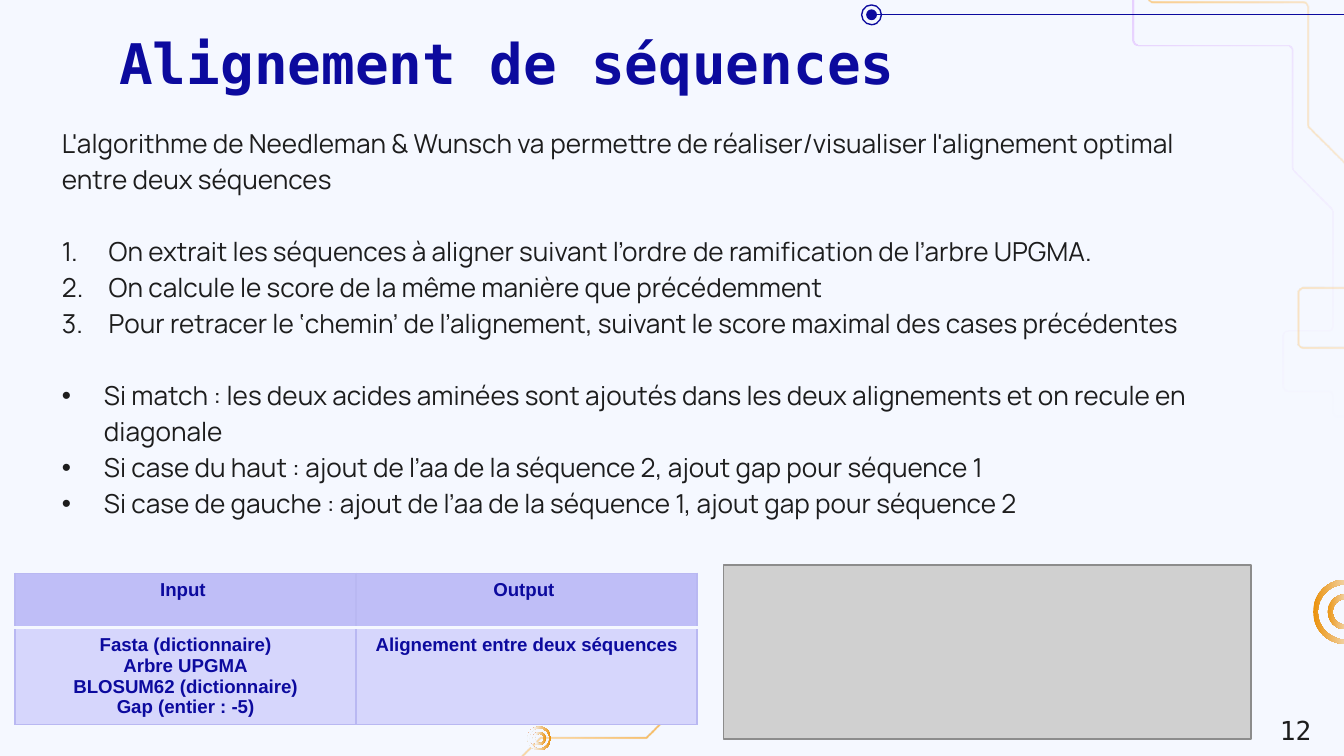
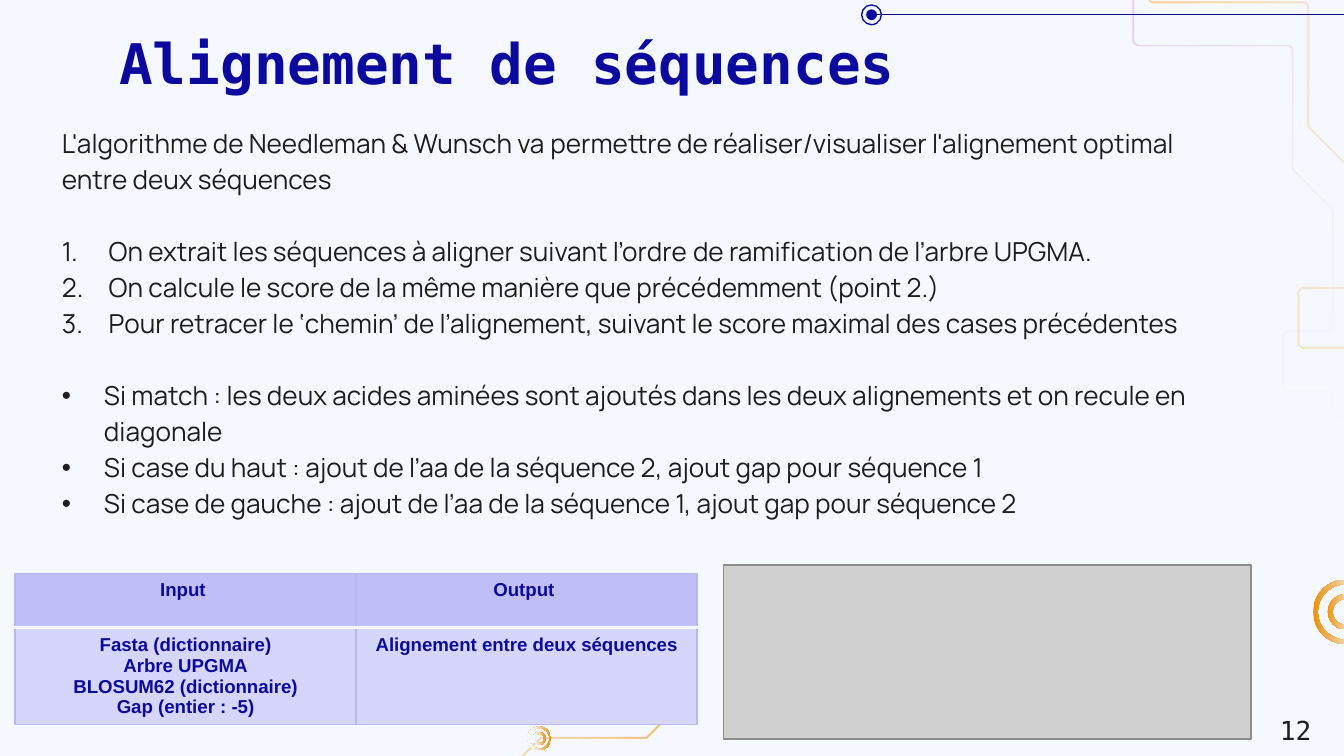
Before and after one commit to InLe074/LEBIB_Ines_Projet_Clustal_M2BI, a slide deck: slide 12 of Presentation_Projet_Clustal.pptx. Drawn at 1344x756 pixels with LibreOffice and Linux fonts; fonts in the diff are those of the drawing; grey boxes stand for pictures; background and template pictures are left out. Boxes give left, top, right and bottom in pixels: in the first picture for what was removed or moved away, otherwise in the second. Text is boxed around its words. In the diff, an @@ line names an element or a change of style, - is before the commit and + after.

```diff
--- a/Presentation_Projet_Clustal.pptx
+++ b/Presentation_Projet_Clustal.pptx
@@ subtitle at (109,275,940,304): text changed @@
-2. On calcule le score de la même manière que précédemment
+2. On calcule le score de la même manière que précédemment (point 2.)
```
Also in this commit, not shown: 3 other slides changed.
